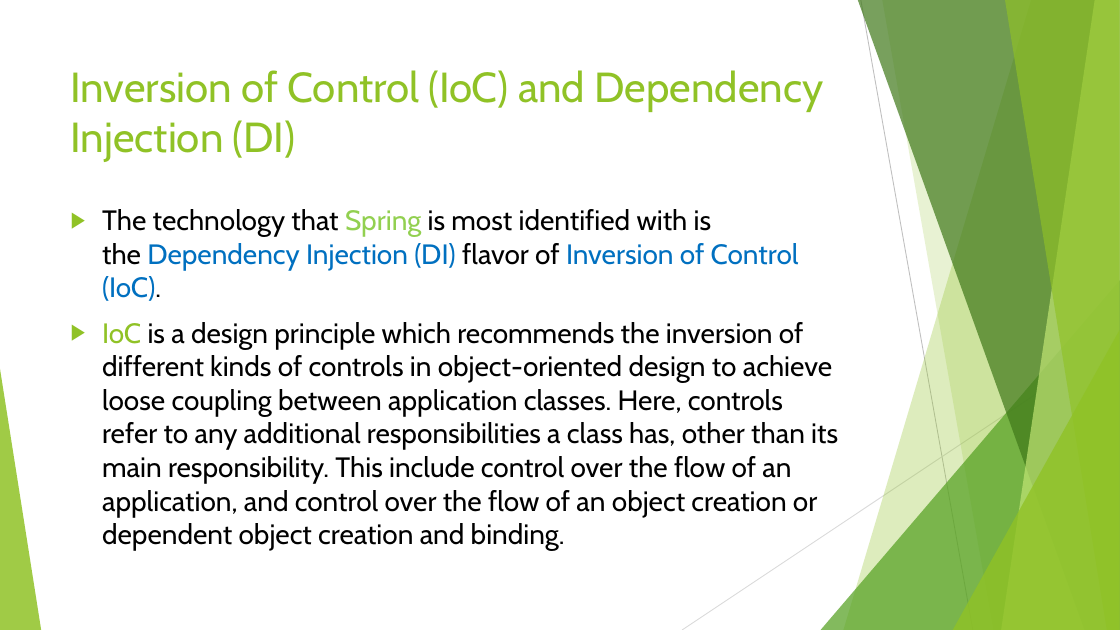
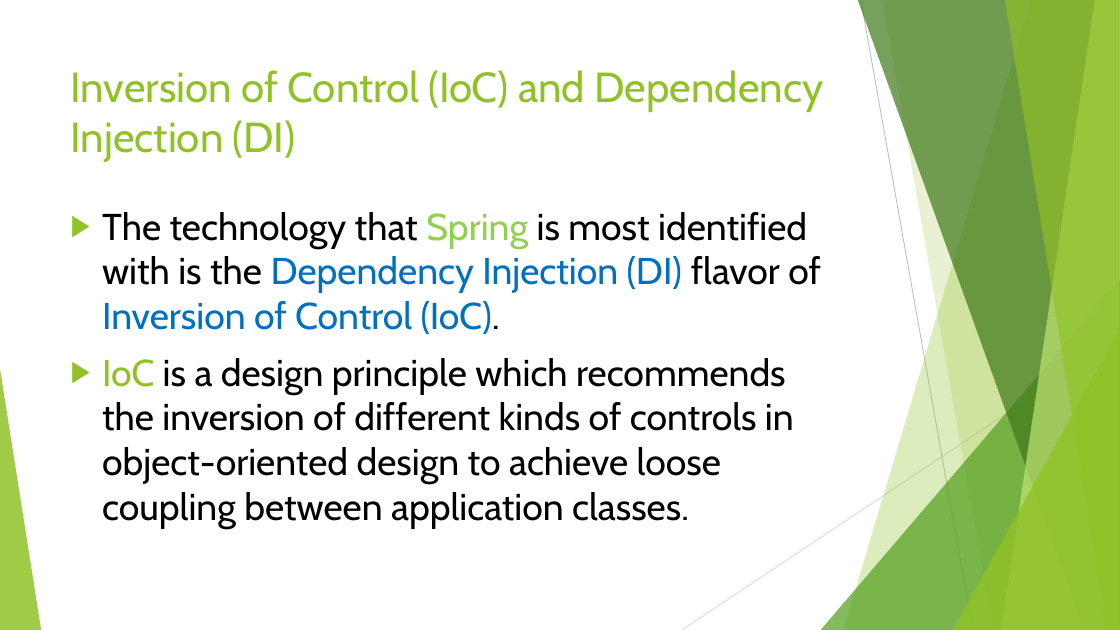
Before and after one commit to ybensman/SpringDemo, a slide deck: slide 5 of Spring_Beginners_1_SpringBootAndCore.pptx. Drawn at 1120x630 pixels with LibreOffice and Linux fonts; fonts in the diff are those of the drawing. Boxes give left, top, right and bottom in pixels: in the first picture for what was removed or moved away, otherwise in the second. Text is boxed around its words. In the diff, an @@ line names an element or a change of style, - is before the commit and + after.

```diff
--- a/Spring_Beginners_1_SpringBootAndCore.pptx
+++ b/Spring_Beginners_1_SpringBootAndCore.pptx
@@ text at box(102, 212, 821, 334): size 24 to 32 pt in "The technology that Spring is most identified ..." @@
@@ text at box(102, 358, 794, 529): text changed; size 24 to 32 pt @@
-▶ IoC is a design principle which recommends the inversion of different kinds of controls in object-oriented design to achieve loose coupling between application classes. Here, controls refer to any additional responsibilities a class has, other than its main responsibility. This include control over the flow of an application, and control over the flow of an object creation or dependent object creation and binding.
+▶ IoC is a design principle which recommends the inversion of different kinds of controls in object-oriented design to achieve loose coupling between application classes.
```
Also in this commit, not shown: 13 other slides changed, 14 slides removed, 1 other file.
